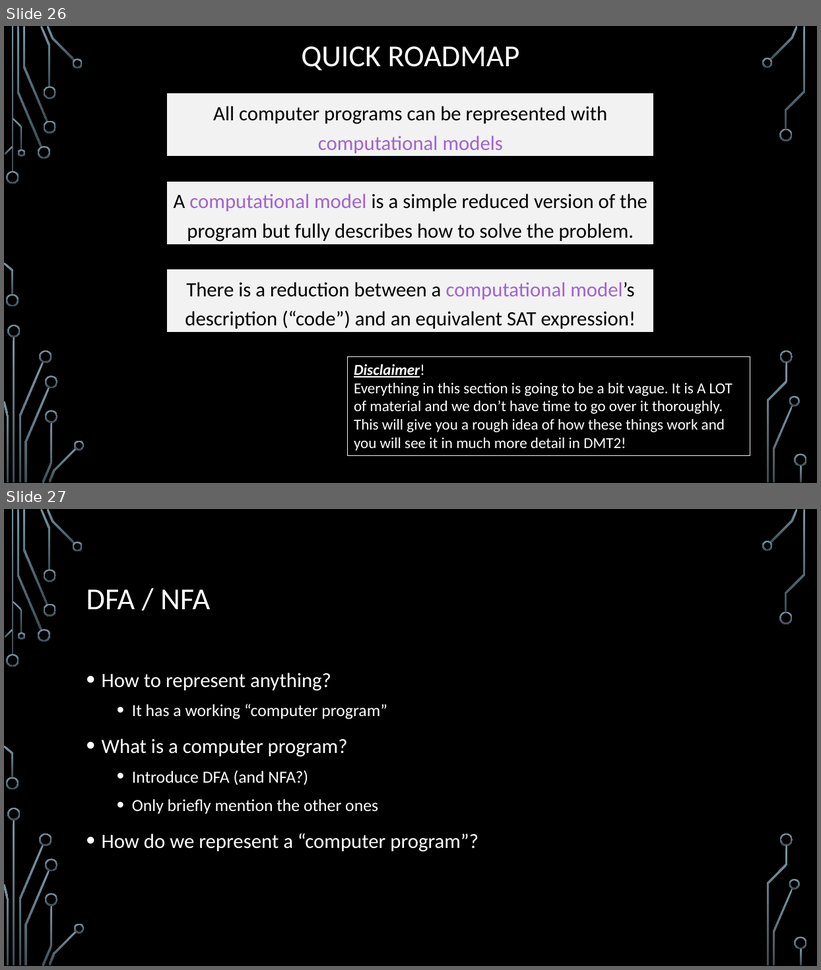
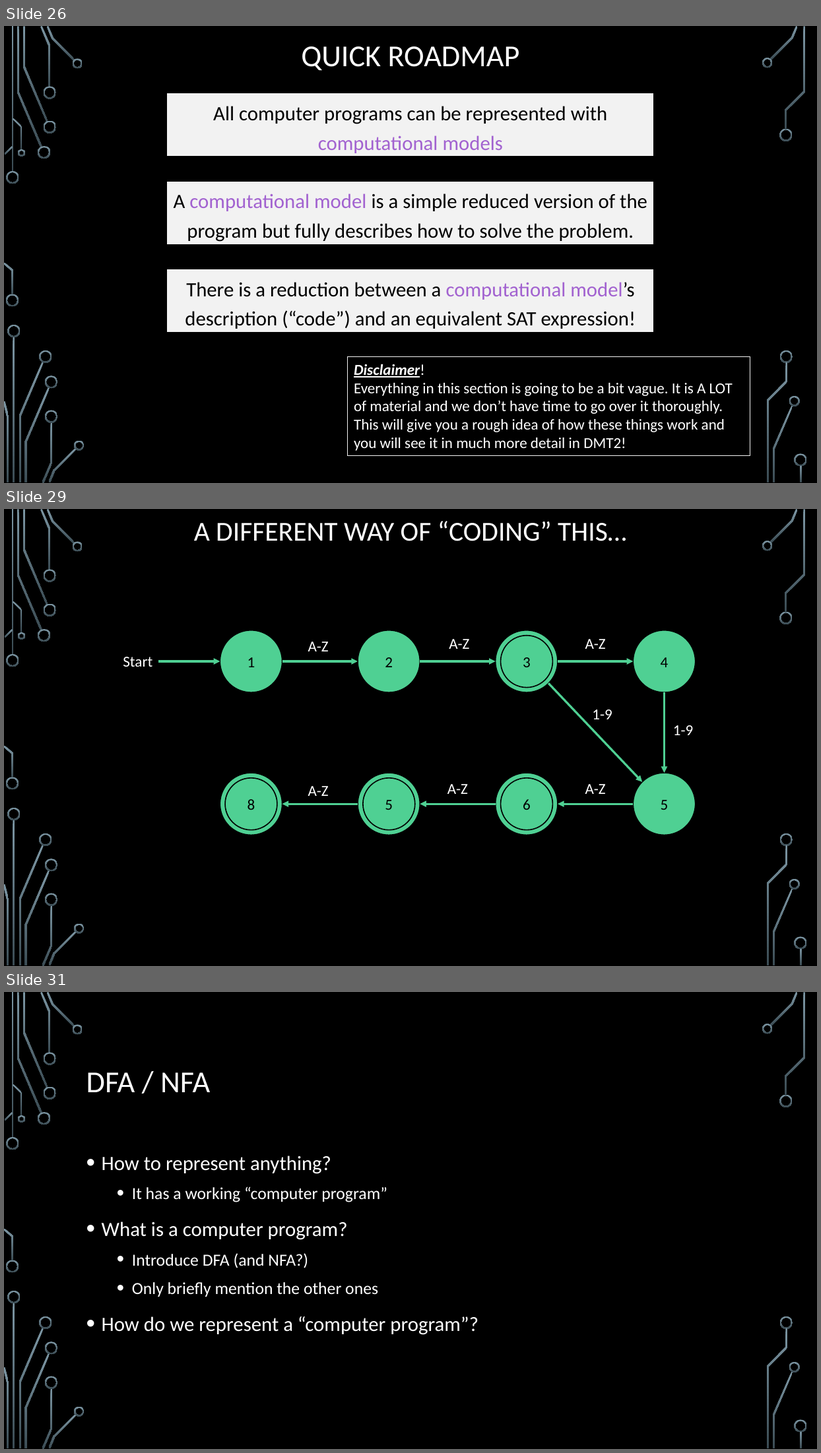
Before and after one commit to markfloryan/dsa2, a slide deck: slides/06-3-Hardness.pptx. Shown one above the other, each under a label of ours: slides 26 and 27 before the commit, slides 26, 29 and 31 after it; the slides between them are not shown. The pictures are 821x970 and 821x1453 pixels, drawn with LibreOffice and Linux fonts; fonts in the diff are those of the drawing; background and template pictures are left out. Boxes give left, top, right and bottom in pixels: in the first picture for what was removed or moved away, otherwise in the second. Text is boxed around its words. In the diff, an @@ line names an element or a change of style, - is before the commit and + after.

```diff
--- a/slides/06-3-Hardness.pptx
+++ b/slides/06-3-Hardness.pptx
@@ slide 29 added at [4,509,817,966], background picture (left out); not listed: 36 template elements that a slide beside it also shows @@
@@ title added at [194,521,626,541], 32.4 pt, text #FFFFFF @@
+A DIFFERENT WAY OF “CODING” THIS…
@@ group added at [123,630,696,835]: 12 ellipses, 9 arrows, 9 texts @@
+1
+2
+3
+4
+8
+7
+6
+5
+3
+6
+5
+8
+A-Z
+A-Z
+A-Z
+A-Z
+A-Z
+A-Z
+1-9
+1-9
+Start
@@ what was slide 27 is now slide 31 @@
```
Also in this commit, not shown: 3 other slides added, 6 other files.
